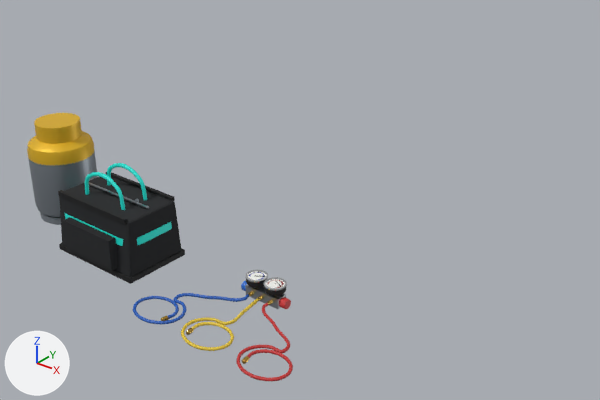
The glTF model public/models/props/jobsite-kit.glb: old version first, new version second.
The view is the same before and after, from a 50 mm lens placed at (2.62, -2.01, 1.81), pointed at (0.51, 0.62, 0.17). The axes (+X, +Y, +Z) are drawn at lower left. The lights are the same throughout. The older version comes first. Vertices at exactly the same position are counted once.

Objects in the first picture: 'bag', 'cylinder', 'manifold'.
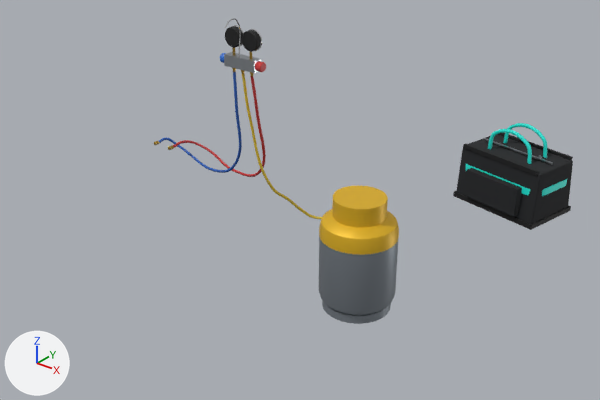
What changed in the scene script:
```text
Change me_manifold:
    remove me_manifold.from_pydata(...)  # 4918 vertices, 9556 faces; spans x -0.382..0.382, y -0.41..0.078, z -0.001..0.096
    add me_manifold.from_pydata(...)  # 3546 vertices, 6812 faces; spans x -0.668..0.458, y -0.097..0.559, z -0.799..0.196
    me_manifold part 1: the loose piece of 56 vertices spanning x -0.085..0.085, y -0.025..0.025, z 0.002..0.047 is scaled about its middle by (1, 0.9, 1.11), then moved by (0.0, 0.0, -0.025)
    me_manifold part 2: the loose piece of 82 vertices spanning x -0.115..-0.085, y -0.021..0.021, z 0.004..0.046 is moved by (0.0, 0.0, -0.025)
    me_manifold part 3: the loose piece of 160 vertices spanning x -0.093..-0.003, y -0.041..0.049, z 0.086..0.096 is turned -90 degrees about the x axis through its middle, then moved by (0.0, 0.015, 0.009)
    me_manifold part 4: the loose piece of 160 vertices spanning x 0.003..0.093, y -0.041..0.049, z 0.086..0.096 is turned -90 degrees about the x axis through its middle, then moved by (0.0, 0.015, 0.009)
    me_manifold part 5: the loose piece of 82 vertices spanning x 0.085..0.115, y -0.021..0.021, z 0.004..0.046 is moved by (0.0, 0.0, -0.025)
    me_manifold part 6: the loose piece of 38 vertices spanning x -0.218..-0.197, y -0.366..-0.338, z -0.001..0.016 is multiplied about its middle by the matrix ((0.977, -0.15, 0.152), (0.152, 0.988, 0.0), (-0.15, 0.023, 0.988)), then moved by (-0.451, 0.415, -0.558)
    me_manifold part 7: the loose piece of 38 vertices spanning x -0.083..-0.062, y -0.366..-0.338, z -0.001..0.016 is multiplied about its middle by the matrix ((0.977, 0.15, -0.152), (-0.152, 0.988, 0.0), (0.15, 0.023, 0.988)), then moved by (-0.485, 0.415, -0.558)
    me_manifold part 8: the loose piece of 38 vertices spanning x 0.197..0.218, y -0.366..-0.338, z -0.001..0.016 is multiplied about its middle by the matrix ((0.893, -0.341, 0.294), (0.306, 0.939, 0.157), (-0.329, -0.051, 0.943)), then moved by (0.065, 0.76, -0.798)
    me_manifold part 9: the loose piece of 98 vertices spanning x -0.091..-0.005, y -0.039..0.047, z 0.062..0.09 is turned -90 degrees about the x axis through its middle, then moved by (0.0, 0.0, 0.024)
    me_manifold part 10: the loose piece of 98 vertices spanning x 0.005..0.091, y -0.039..0.047, z 0.062..0.09 is turned -90 degrees about the x axis through its middle, then moved by (0.0, 0.0, 0.024)
    me_manifold part 11: the loose piece of 32 vertices spanning x -0.086..-0.01, y -0.034..0.042, z 0.091 is turned -90 degrees about the x axis through its middle, then moved by (0.0, 0.015, 0.009)
    me_manifold part 12: the loose piece of 32 vertices spanning x 0.01..0.086, y -0.034..0.042, z 0.091 is turned -90 degrees about the x axis through its middle, then moved by (0.0, 0.015, 0.009)
    me_manifold part 13: a new loose piece of 1288 vertices spanning x -0.006..0.458, y -0.006..0.559, z -0.798..-0.048, in mat_hose_yellow (yellow #e2c23a)
    me_manifold part 14: a new loose piece of 488 vertices spanning x -0.668..-0.041, y -0.006..0.189, z -0.652..-0.049, in mat_hose_blue (blue #2a5fb8)
    me_manifold part 15: a new loose piece of 488 vertices spanning x -0.57..0.059, y -0.006..0.242, z -0.646..-0.048, in mat_hose_red (red #c43434)
    me_manifold part 16: a new loose piece of 114 vertices spanning x -0.003..0.003, y -0.097..-0.006, z 0.02..0.196, in mat_chrome (white #e6e8ea)
    me_manifold part 17: 6 loose pieces with 3794 vertices, spanning x -0.382..0.382, y -0.41..0.078, z 0.001..0.065, are deleted
    other edits to the shape of me_manifold do not show in these pictures
Change ob_bag:
    ob_bag.location: (0.0, 0.0, 0.0) -> (1.12, 1.52, 0.0)
    ob_bag.rotation_euler: (0.0, 0.0, 0.0) -> (0.0, 0.0, -0.209)  # degrees (0, 0, 0) -> degrees (0, 0, -12)
Change ob_cylinder:
    ob_cylinder.location: (-0.5, 0.1, 0.0) -> (1.05, 0.3, 0.0)
Change ob_manifold:
    ob_manifold.location: (0.75, 0.1, 0.0) -> (0.3, 0.495, 0.8)
```

Pixel boxes (x1, y1, x2, y2) of what changed, in the pictures (600 x 400 px; the box of a moved part takes in the faces that stretch with it):
'bag', moved, turned: before (58, 163, 185, 284); after (453, 123, 573, 230)
'cylinder', moved: before (27, 113, 98, 225); after (319, 186, 399, 324)
'manifold', reshaped, moved: before (133, 270, 293, 381); after (154, 18, 322, 219)
part 1 of me_manifold, moved or reshaped: before (245, 284, 286, 309); after (224, 52, 261, 73)
part 2 of me_manifold, moved or reshaped: before (241, 281, 247, 291); after (220, 53, 226, 63)
part 3 of me_manifold, moved or reshaped: before (246, 270, 268, 283); after (231, 25, 244, 47)
part 4 of me_manifold, moved or reshaped: before (264, 277, 287, 291); after (250, 29, 262, 51)
part 5 of me_manifold, moved or reshaped: before (279, 297, 291, 309); after (255, 61, 266, 72)
part 6 of me_manifold, moved or reshaped: before (161, 315, 169, 321); after (154, 141, 160, 145)
part 7 of me_manifold, moved or reshaped: before (186, 328, 193, 335); after (168, 145, 174, 150)
part 8 of me_manifold, moved or reshaped (not visible afterwards): before (242, 356, 249, 364)
part 9 of me_manifold, moved or reshaped: before (246, 271, 268, 288); after (225, 26, 243, 48)
part 10 of me_manifold, moved or reshaped: before (264, 287, 286, 296); after (242, 30, 261, 52)
part 11 of me_manifold, moved or reshaped (not visible afterwards): before (248, 271, 266, 280)
part 12 of me_manifold, moved or reshaped (not visible afterwards): before (266, 279, 285, 288)
part 13 of me_manifold, added (mostly hidden): after (242, 74, 322, 219)
part 14 of me_manifold, added: after (159, 72, 242, 173)
part 15 of me_manifold, added: after (173, 76, 266, 177)
part 16 of me_manifold, added: after (225, 18, 241, 58)
part 17 of me_manifold, deleted: before (133, 293, 293, 381)
